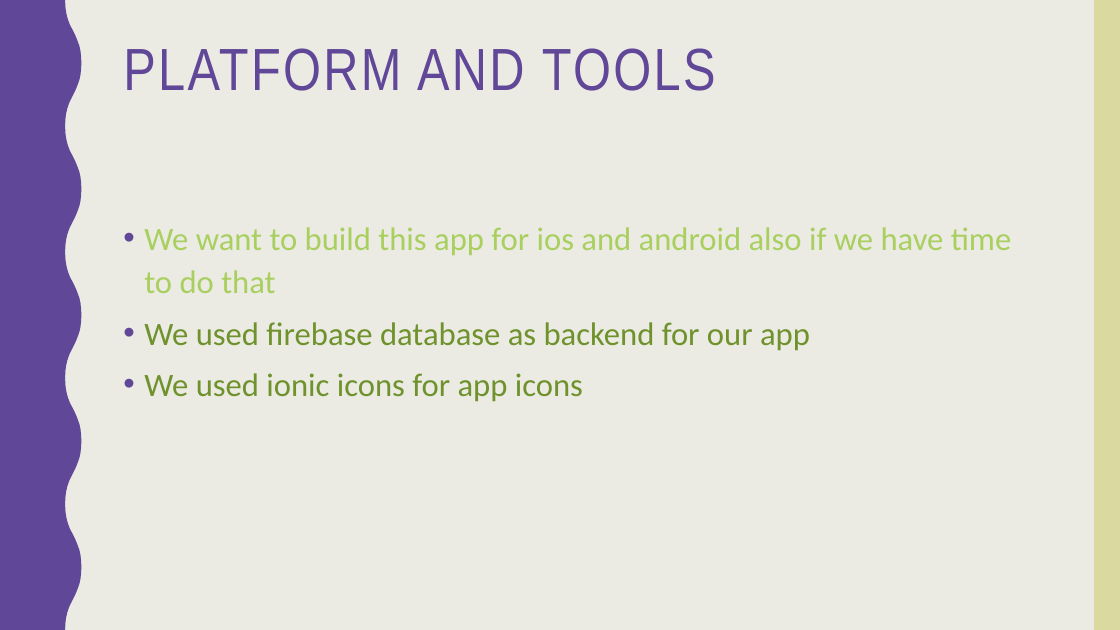
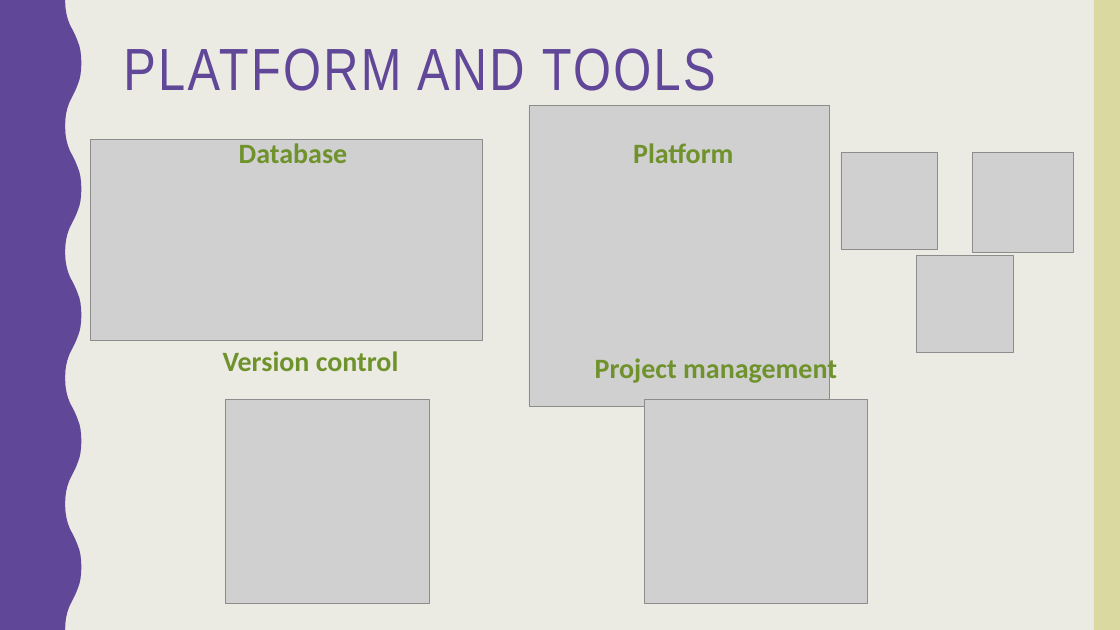
Before and after one commit to norahK/444SWE-Project, a slide deck: slide 3 of Pick a dish app.pptx. Drawn at 1120x630 pixels with LibreOffice and Linux fonts; fonts in the diff are those of the drawing; grey boxes stand for pictures. Boxes give left, top, right and bottom in pixels: in the first picture for what was removed or moved away, otherwise in the second. Text is boxed around its words. In the diff, an @@ line names an element or a change of style, - is before the commit and + after.

```diff
--- a/Pick a dish app.pptx
+++ b/Pick a dish app.pptx
@@ picture added at [529,106,830,407] @@
@@ picture added at [91,139,483,340] @@
@@ text added at [239,139,348,163], 24 pt, text #6F922C, bold @@
+Database
@@ text added at [633,143,733,163], 24 pt, text #6F922C, bold @@
+Platform
@@ picture added at [841,152,938,249] @@
@@ picture added at [973,152,1074,253] @@
@@ text removed at [144,227,1012,402] @@
-• We want to build this app for ios and android also if we have time to do that
-• We used firebase database as backend for our app
-• We used ionic icons for app icons
@@ picture added at [917,255,1013,352] @@
@@ text added at [223,351,399,371], 24 pt, text #6F922C, bold @@
+Version control
@@ text added at [595,355,837,385], 24 pt, text #6F922C, bold @@
+Project management
@@ picture added at [226,400,429,603] @@
@@ picture added at [645,400,868,603] @@
```
Also in this commit, not shown: 2 other slides changed.
